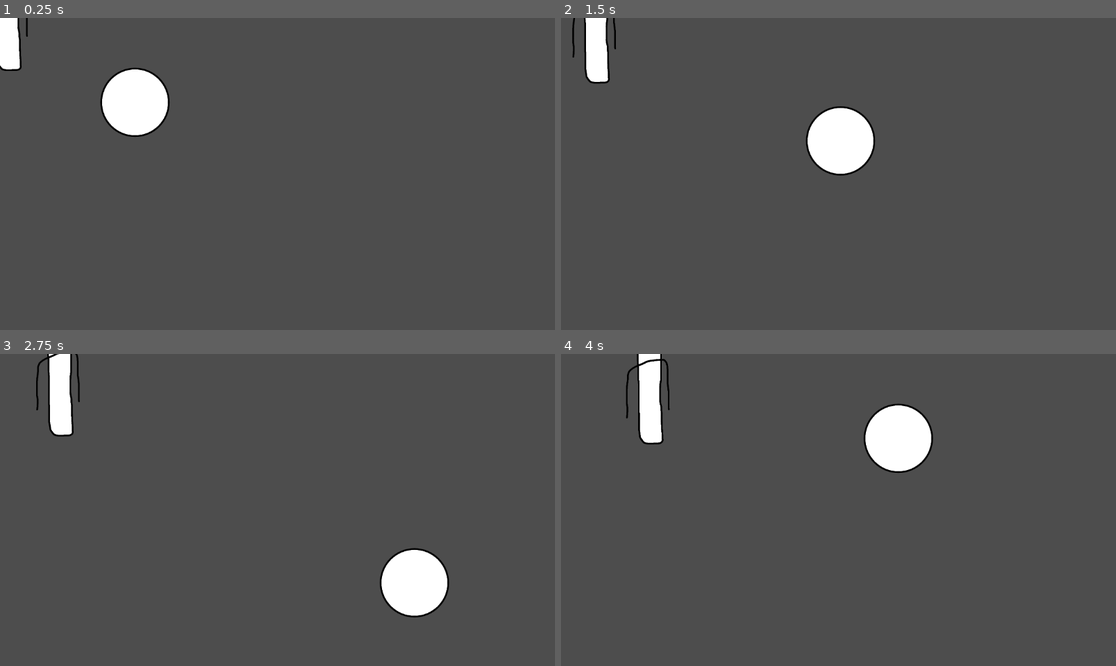
Above: before the commit, frames 1-4 (two rows, left to right).
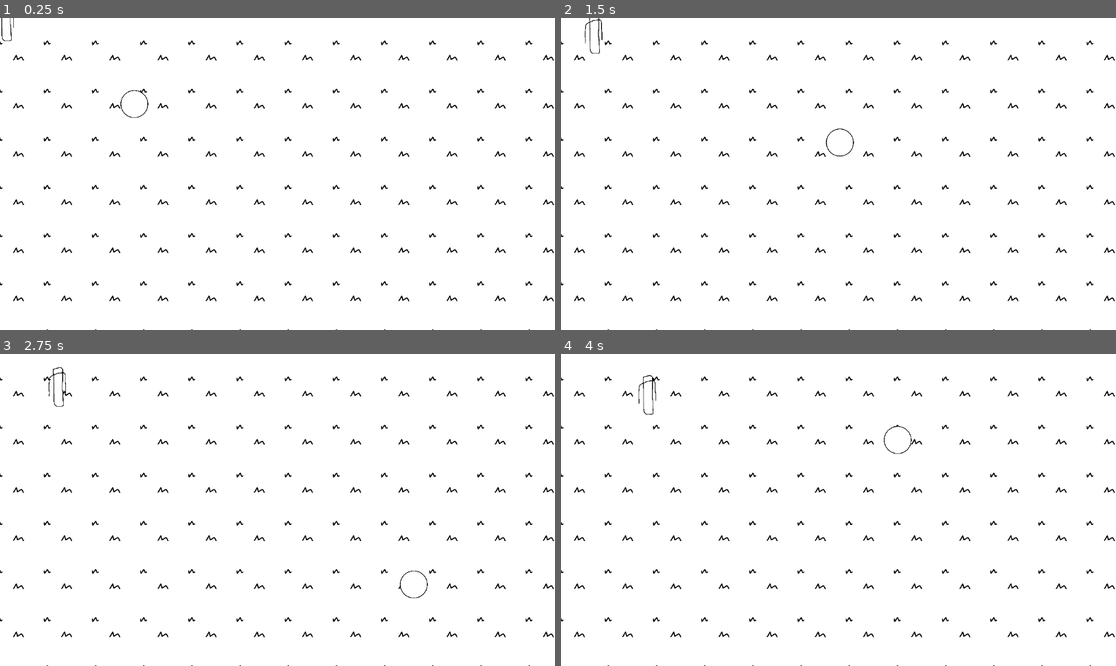
Above: after the commit, the same moments.

Repository: limxuankai/CDA_GAME
Game: Godot game, scene res://world.tscn
Two runs of this game, one before a commit and one after it. Both use one fixed random seed, a clock stepped at 60 frames per second and the inputs below. The project has no main scene, so this scene is started directly.
Inputs:
- Up to frame 1 (0.25 s): no input
- Up to frame 2 (1.5 s): hold D (right) 0.53-1.28 s; hold S (down) from 1.28 s (still down)
- Up to frame 3 (2.75 s): release S (down) at 2.03 s; hold D (right) from 2.03 s (still down)
- Up to frame 4 (4 s): release D (right) at 2.78 s; hold W (up) 2.78-3.53 s; hold A (left) from 3.53 s (still down)

The runs differ from the first frame. In frame 1, 97% of the frame differs, in the area x 0-100%, y 0-100%; in frame 2, 97%; in frame 3, 97%; in frame 4, 97%.

Commit message:
BG + scaling

Diff:
--- a/code/enemy.tscn
+++ b/code/enemy.tscn
@@ -5,27 +5,28 @@
 [ext_resource type="PackedScene" uid="uid://co76fyjy5eixa" path="res://hitbox.tscn" id="3_qi2p4"]
 
 [sub_resource type="RectangleShape2D" id="RectangleShape2D_7k104"]
-size = Vector2(132, 748)
+size = Vector2(64, 304)
 
 [sub_resource type="RectangleShape2D" id="RectangleShape2D_iifgy"]
-size = Vector2(102, 400)
+size = Vector2(38, 158)
 
 [node name="enemy" type="CharacterBody2D"]
 scale = Vector2(0.5, 0.5)
 script = ExtResource("1_4gyqm")
 
 [node name="Sprite2D" type="Sprite2D" parent="."]
+scale = Vector2(0.4, 0.4)
 texture = ExtResource("2_qi2p4")
 
 [node name="CollisionShape2D" type="CollisionShape2D" parent="."]
-position = Vector2(17, 5)
+position = Vector2(4, 4)
 scale = Vector2(0.5, 0.5)
 shape = SubResource("RectangleShape2D_7k104")
 
 [node name="hitbox" parent="." instance=ExtResource("3_qi2p4")]
 
 [node name="CollisionShape2D" parent="hitbox" index="0"]
-position = Vector2(11, 6)
+position = Vector2(5, 3)
 shape = SubResource("RectangleShape2D_iifgy")
 
 [editable path="hitbox"]
--- a/code/player.tscn
+++ b/code/player.tscn
@@ -12,7 +12,7 @@
 
 [node name="player" type="CharacterBody2D"]
 position = Vector2(278, 181)
-scale = Vector2(0.5, 0.5)
+scale = Vector2(0.2, 0.2)
 script = ExtResource("1_onrkg")
 
 [node name="Sprite2D" type="Sprite2D" parent="."]
--- a/code/world.tscn
+++ b/code/world.tscn
@@ -1,10 +1,19 @@
-[gd_scene load_steps=3 format=3 uid="uid://pp75gpkxo7td"]
+[gd_scene load_steps=4 format=3 uid="uid://pp75gpkxo7td"]
 
 [ext_resource type="PackedScene" uid="uid://b4nl7g48xkxsh" path="res://player.tscn" id="1_fj7yv"]
+[ext_resource type="Texture2D" uid="uid://cu776px17dx2a" path="res://gass.png" id="1_tlwt5"]
 [ext_resource type="PackedScene" uid="uid://dpiwdnogs7rm4" path="res://enemy.tscn" id="2_tlwt5"]
 
 [node name="world" type="Node2D"]
 
+[node name="Sprite2D" type="Sprite2D" parent="."]
+texture_repeat = 2
+position = Vector2(859, 621)
+scale = Vector2(0.2, 0.2)
+texture = ExtResource("1_tlwt5")
+region_enabled = true
+region_rect = Rect2(0, 0, 10926.586, 7034.8516)
+
 [node name="player" parent="." instance=ExtResource("1_fj7yv")]
 
 [node name="enemy" parent="." instance=ExtResource("2_tlwt5")]
Binary file added: code/gass.png
Not shown, added: code/gass.png.import
